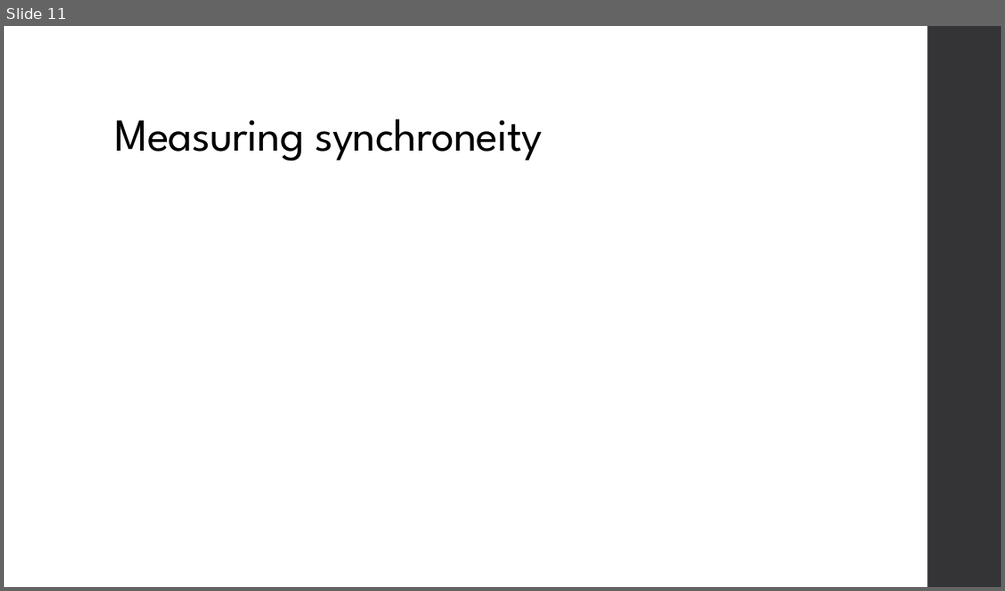
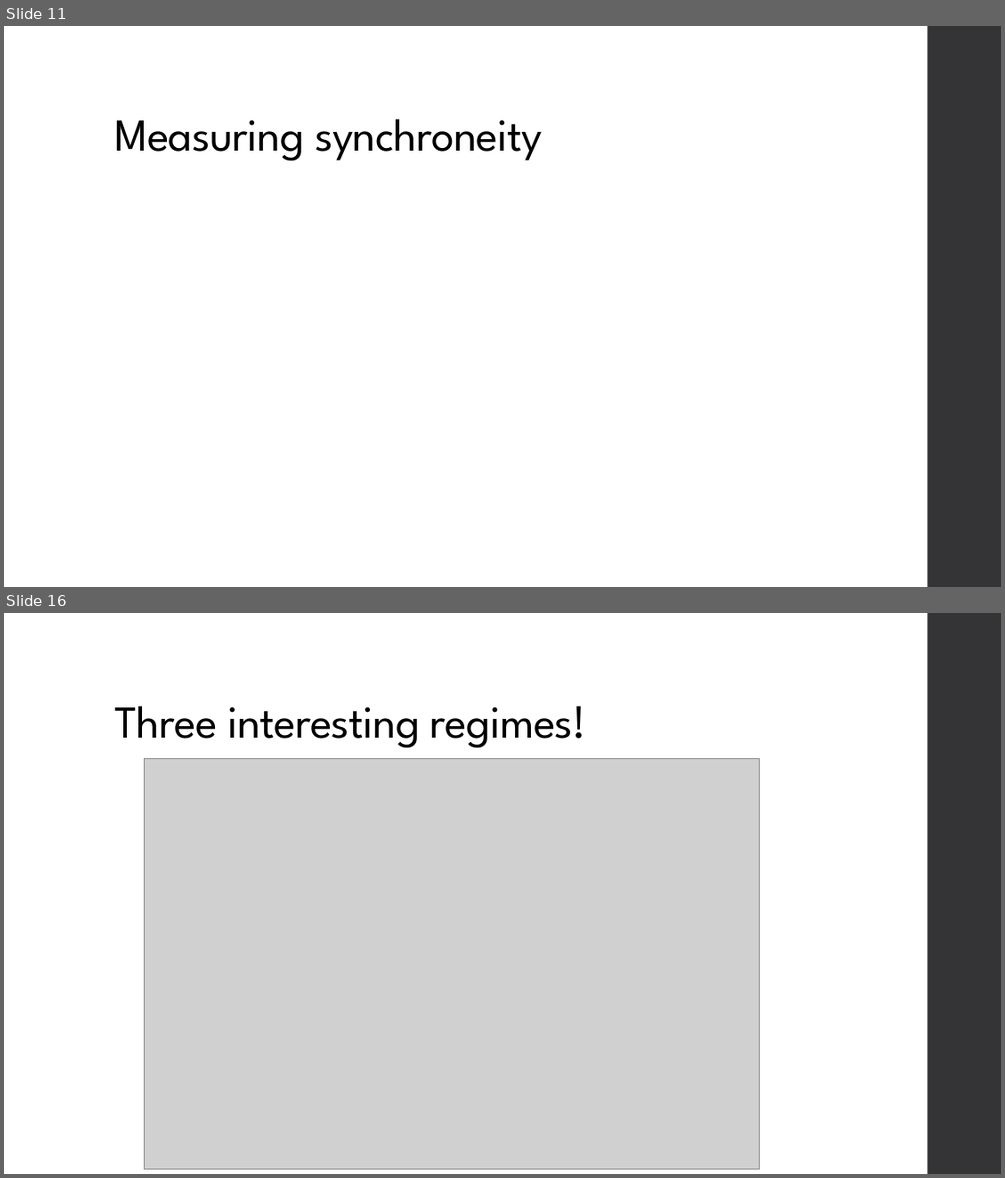
Before and after one commit to JonasEBrown/University, a slide deck: EPSRC Internship/October Presentation.pptx. Shown one above the other, each under a label of ours: slide 11 before the commit, slides 11 and 16 after it; the slides between them are not shown. The pictures are 1005x591 and 1005x1178 pixels, drawn with LibreOffice and Linux fonts; fonts in the diff are those of the drawing; grey boxes stand for pictures. Boxes give left, top, right and bottom in pixels: in the first picture for what was removed or moved away, otherwise in the second. Text is boxed around its words. In the diff, an @@ line names an element or a change of style, - is before the commit and + after.

```diff
--- a/EPSRC Internship/October Presentation.pptx
+++ b/EPSRC Internship/October Presentation.pptx
@@ slide 16 added at bbox=[4, 613, 1001, 1174], background #FFFFFF; not listed: 1 template element that a slide beside it also shows @@
@@ title added at bbox=[114, 706, 587, 748], 44 pt, text #000000 @@
+Three interesting regimes!
@@ picture added at bbox=[144, 759, 760, 1168] @@
```
Also in this commit, not shown: 8 slides changed, 13 other slides added, 3 slides removed, 16 other files.
